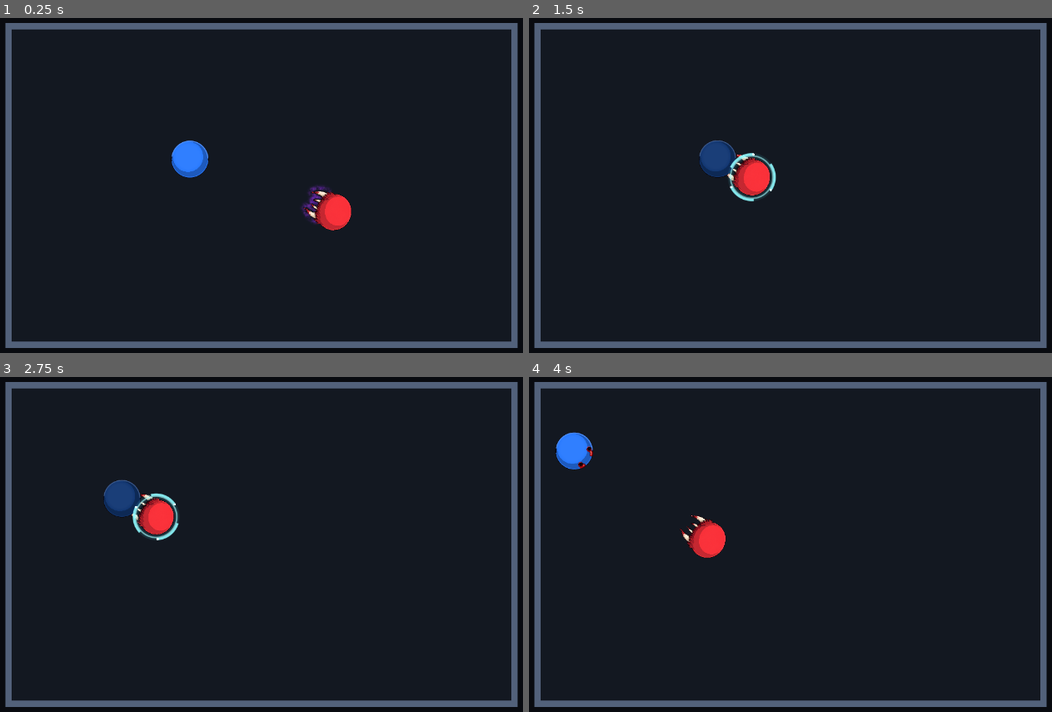
Above: before the commit, frames 1-4 (two rows, left to right).
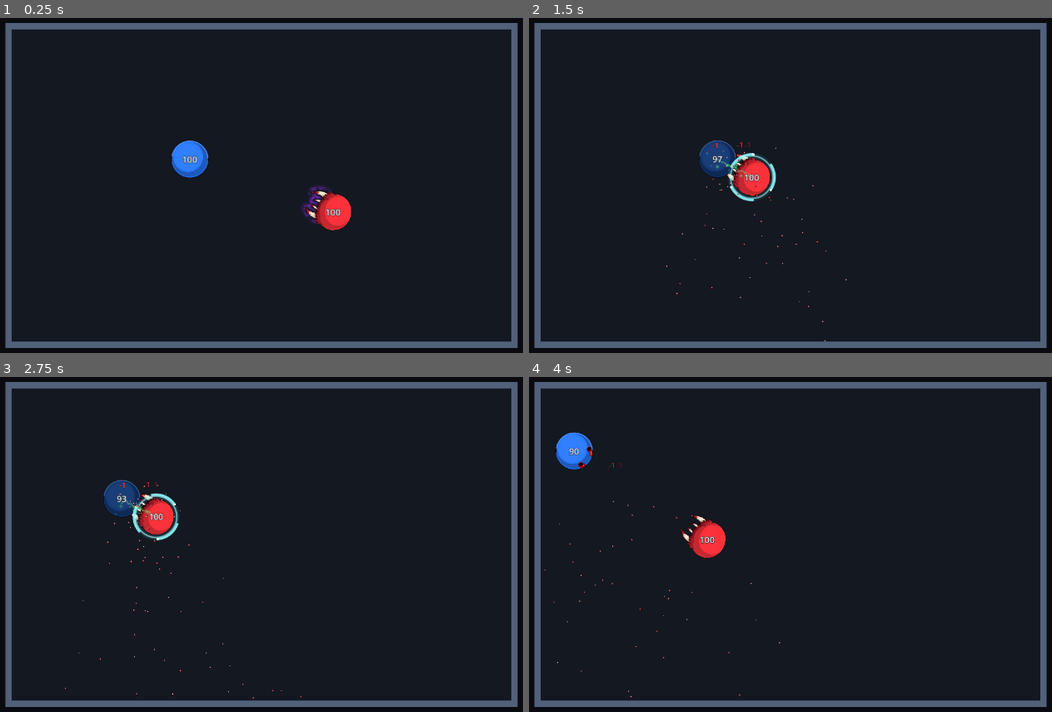
Above: after the commit, the same moments.

Repository: Esoptron/BallArena
Game: Godot game, scene res://scenes/main.tscn
Two runs of this game, one before a commit and one after it. Both use one fixed random seed, a clock stepped at 60 frames per second and the inputs below.
Inputs:
- Up to frame 1 (0.25 s): no input
- Up to frame 2 (1.5 s): no input
- Up to frame 3 (2.75 s): no input
- Up to frame 4 (4 s): no input

The runs differ from the first frame. In frame 1, 0.1% of the frame differs, in the area x 34-66%, y 41-60%; in frame 2, 0.2%; in frame 3, 0.2%, in the area x 12-58%, y 31-97%; in frame 4, 0.2%.

Commit message:
Add reusable bite spray, drain visuals, HP and floating combat numbers

Diff:
--- a/scenes/arena.tscn
+++ b/scenes/arena.tscn
@@ -1,9 +1,11 @@
-[gd_scene load_steps=4 format=3]
+[gd_scene load_steps=5 format=3]
 
 [ext_resource type="Script" path="res://scripts/arena.gd" id="1_arena"]
 [ext_resource type="PackedScene" path="res://scenes/ball.tscn" id="2_ball"]
 
 [ext_resource type="Script" path="res://scripts/blood_effects.gd" id="3_blood"]
+
+[ext_resource type="Script" path="res://scripts/combat_effects.gd" id="4_combat"]
 
 [node name="Arena" type="Node2D"]
 script = ExtResource("1_arena")
@@ -13,6 +15,10 @@
 [node name="BloodEffects" type="Node2D" parent="."]
 z_index = 5
 script = ExtResource("3_blood")
+
+[node name="CombatEffects" type="Node2D" parent="."]
+z_index = 6
+script = ExtResource("4_combat")
 
 [node name="Balls" type="Node2D" parent="."]
 
--- a/scripts/arena.gd
+++ b/scripts/arena.gd
@@ -35,6 +35,11 @@
 	blue.blood_effects = $BloodEffects
 	red.blood_effects = $BloodEffects
 	$BloodEffects.floor_y = arena_size.y
+	$BloodEffects.arena_width = arena_size.x
+	blue.combat_effects = $CombatEffects
+	red.combat_effects = $CombatEffects
+	blue.health_delta.connect(_show_combat_number.bind(blue))
+	red.health_delta.connect(_show_combat_number.bind(red))
 
 
 func _create_walls() -> void:
@@ -70,3 +75,7 @@
 		arena_size + Vector2.ONE * wall_thickness * 2.0)
 	draw_rect(border, wall_color)
 	draw_rect(Rect2(Vector2.ZERO, arena_size), floor_color)
+
+
+func _show_combat_number(amount: int, healing: bool, fighter: ArenaBall) -> void:
+	$CombatEffects.spawn_number(fighter.global_position, amount, healing)
--- a/scripts/ball.gd
+++ b/scripts/ball.gd
@@ -4,6 +4,7 @@
 ## A moving circle with health. The collider follows its pulsating body; fangs are non-solid.
 
 signal health_changed(value: int, maximum: int)
+signal health_delta(amount: int, healing: bool)
 
 const WOUND_LIFETIME := 5.0
 
@@ -31,6 +32,7 @@
 var paralysis_remaining: float = 0.0
 var opponent: ArenaBall
 var blood_effects: Node2D
+var combat_effects: Node2D
 var _last_direction: Vector2 = Vector2.RIGHT
 var _visual_time: float = 0.0
 var attack_recovery_remaining: float = 0.0
@@ -62,6 +64,11 @@
 	runoff.show_behind_parent = true
 	runoff.set_script(preload("res://scripts/bite_runoff.gd"))
 	add_child(runoff)
+	var label := Node2D.new()
+	label.name = "HealthDisplay"
+	label.z_index = 6
+	label.set_script(preload("res://scripts/health_display.gd"))
+	add_child(label)
 	current_health = clampi(starting_health, 1, max_health)
 	if not Engine.is_editor_hint():
 		start_motion()
@@ -146,6 +153,7 @@
 	current_health -= applied
 	if applied > 0:
 		health_changed.emit(current_health, max_health)
+		health_delta.emit(applied, false)
 	if current_health == 0:
 		freeze = true
 		linear_velocity = Vector2.ZERO
@@ -239,6 +247,7 @@
 	current_health += applied
 	if applied > 0:
 		health_changed.emit(current_health, max_health)
+		health_delta.emit(applied, true)
 	return applied
 
 
--- a/scripts/blood_effects.gd
+++ b/scripts/blood_effects.gd
@@ -3,13 +3,17 @@
 ## Blood positions are stored in arena space, independent of fang rotation.
 
 signal drop_landed
+signal spray_hit
 
+@export var arena_width: float = 960.0
+@export_range(16, 1024, 1) var max_splashes: int = 512
 @export var floor_y: float = 600.0
 @export_range(10.0, 3000.0, 10.0) var gravity: float = 750.0
 @export_range(0.1, 10.0, 0.1) var stain_lifetime: float = 1.25
 @export_range(4, 512, 1) var max_drops: int = 144
 
 var drops: Array[Dictionary] = []
+var splashes: Array[Dictionary] = []
 
 
 func spawn_drop(world_position: Vector2, radius: float = 2.8) -> void:
@@ -27,11 +31,39 @@
 	queue_redraw()
 
 
+# Reusable ballistic spray; unlike large drips it disappears only on boundary impact.
+func spawn_spray(world_position: Vector2, world_velocity: Vector2, radius: float = 1.2) -> bool:
+	if splashes.size() >= max_splashes:
+		return false
+	var p := to_local(world_position)
+	p = p.clamp(Vector2.ONE * radius, Vector2(arena_width - radius, floor_y - radius))
+	var velocity := to_local(world_position + world_velocity) - to_local(world_position)
+	splashes.append({"position": p, "velocity": velocity, "radius": radius})
+	return true
+
+
 func _process(delta: float) -> void:
 	advance(delta)
 
 
 func advance(delta: float) -> void:
+	for index in range(splashes.size() - 1, -1, -1):
+		var spray := splashes[index]
+		var p: Vector2 = spray["position"]
+		var velocity: Vector2 = spray["velocity"]
+		var radius: float = spray["radius"]
+		var next := p + velocity * delta + Vector2.DOWN * gravity * delta * delta * 0.5
+		var ceiling_hit := next.y <= radius
+		if velocity.y < 0.0:
+			var apex_time := -velocity.y / gravity
+			if apex_time > 0.0 and apex_time < delta:
+				ceiling_hit = ceiling_hit or p.y - velocity.y * velocity.y / (2.0 * gravity) <= radius
+		if ceiling_hit or next.x <= radius or next.x >= arena_width - radius or next.y >= floor_y - radius:
+			splashes.remove_at(index)
+			spray_hit.emit()
+		else:
+			spray["position"] = next
+			spray["velocity"] = velocity + Vector2.DOWN * gravity * delta
 	for index in range(drops.size() - 1, -1, -1):
 		var drop := drops[index]
 		var radius: float = drop["radius"]
@@ -54,6 +86,12 @@
 
 
 func _draw() -> void:
+	for spray in splashes:
+		var velocity: Vector2 = spray["velocity"]
+		var angle := Vector2.DOWN.angle_to(velocity.normalized()) if not velocity.is_zero_approx() else 0.0
+		draw_set_transform(spray["position"], angle)
+		BloodDrawing.draw_drop(self, Vector2.ZERO, spray["radius"], 1.0)
+	draw_set_transform(Vector2.ZERO)
 	for drop in drops:
 		var p: Vector2 = drop["position"]
 		var radius: float = drop["radius"]
--- /dev/null
+++ b/scripts/combat_effects.gd
@@ -0,0 +1,128 @@
+class_name ArenaCombatEffects
+extends Node2D
+## Reusable drain and spray service. Abilities explicitly start/stop their effects.
+
+@export var max_orbs: int = 96
+@export var spray_rate: float = 75.0
+@export var orb_rate: float = 25.0
+var drains: Dictionary = {}
+var orbs: Array[Dictionary] = []
+var next_id: int = 0
+var number_layer: Node2D
+var rng := RandomNumberGenerator.new()
+
+
+func _ready() -> void:
+	rng.randomize()
+	number_layer = Node2D.new()
+	number_layer.name = "FloatingNumbers"
+	number_layer.z_index = 3
+	number_layer.set_script(preload("res://scripts/combat_numbers.gd"))
+	add_child(number_layer)
+
+
+func start_drain(attacker: ArenaBall, victim: ArenaBall) -> int:
+	var id := next_id
+	next_id += 1
+	drains[id] = {"attacker": weakref(attacker), "victim": weakref(victim),
+		"spray_elapsed": 0.0, "orb_elapsed": 0.0, "bolt_elapsed": 0.0,
+		"bolt": _new_bolt()}
+	queue_redraw()
+	return id
+
+
+func stop_drain(id: int) -> void:
+	drains.erase(id)
+	for index in range(orbs.size() - 1, -1, -1):
+		if orbs[index]["drain"] == id:
+			orbs.remove_at(index)
+	queue_redraw()
+
+
+func spawn_number(world_position: Vector2, amount: int, healing: bool) -> void:
+	number_layer.call("spawn", world_position, amount, healing)
+
+
+func _new_bolt() -> PackedFloat32Array:
+	var jitter := PackedFloat32Array()
+	for index in 15:
+		jitter.append(0.0 if index == 0 or index == 14 else rng.randf_range(-1.0, 1.0))
+	return jitter
+
+
+func _process(delta: float) -> void:
+	advance(delta)
+
+
+func advance(delta: float) -> void:
+	for id in drains.keys():
+		var drain: Dictionary = drains[id]
+		var attacker: ArenaBall = drain["attacker"].get_ref()
+		var victim: ArenaBall = drain["victim"].get_ref()
+		if not is_instance_valid(attacker) or not is_instance_valid(victim):
+			stop_drain(id)
+			continue
+		drain["bolt_elapsed"] += delta
+		if drain["bolt_elapsed"] >= 0.055:
+			drain["bolt_elapsed"] = fmod(drain["bolt_elapsed"], 0.055)
+			drain["bolt"] = _new_bolt()
+		drain["spray_elapsed"] += delta
+		while drain["spray_elapsed"] >= 3.0 / spray_rate:
+			drain["spray_elapsed"] -= 3.0 / spray_rate
+			var facing := (attacker.global_position - victim.global_position).normalized()
+			var wound := victim.global_position + facing * victim.visual_diameter() * 0.42
+			if is_instance_valid(attacker.blood_effects):
+				for index in 3:
+					var velocity := Vector2.from_angle(rng.randf_range(-PI, PI)) * rng.randf_range(70.0, 300.0)
+					attacker.blood_effects.call("spawn_spray", wound, velocity, rng.randf_range(0.85, 1.65))
+		drain["orb_elapsed"] += delta
+		while drain["orb_elapsed"] >= 1.0 / orb_rate:
+			drain["orb_elapsed"] -= 1.0 / orb_rate
+			if orbs.size() < max_orbs:
+				var offset := Vector2.from_angle(rng.randf_range(-PI, PI)) 					* sqrt(rng.randf()) * victim.visual_diameter() * 0.48
+				orbs.append({"drain": id, "offset": offset, "age": 0.0,
+					"duration": rng.randf_range(0.35, 0.62), "radius": rng.randf_range(1.8, 3.0)})
+	for index in range(orbs.size() - 1, -1, -1):
+		orbs[index]["age"] += delta
+		if orbs[index]["age"] >= orbs[index]["duration"]:
+			orbs.remove_at(index)
+	queue_redraw()
+
+
+func orb_position(orb: Dictionary) -> Vector2:
+	var drain: Dictionary = drains[orb["drain"]]
+	var victim: ArenaBall = drain["victim"].get_ref()
+	var attacker: ArenaBall = drain["attacker"].get_ref()
+	var progress := smoothstep(0.0, 1.0, float(orb["age"]) / float(orb["duration"]))
+	return (victim.global_position + Vector2(orb["offset"])).lerp(attacker.global_position, progress)
+
+
+func _draw() -> void:
+	for drain in drains.values():
+		var victim: ArenaBall = drain["victim"].get_ref()
+		var attacker: ArenaBall = drain["attacker"].get_ref()
+		if not is_instance_valid(victim) or not is_instance_valid(attacker):
+			continue
+		var from := to_local(victim.global_position)
+		var to := to_local(attacker.global_position)
+		var side := (to - from).normalized().orthogonal()
+		var points := PackedVector2Array()
+		var jitter: PackedFloat32Array = drain["bolt"]
+		for index in 15:
+			var t := float(index) / 14.0
+			points.append(from.lerp(to, t) + side * jitter[index] * 3.2)
+		draw_polyline(points, Color(0.22, 1.0, 0.42, 0.07), 4.0, true)
+		draw_polyline(points, Color(0.63, 1.0, 0.72, 0.29), 1.2, true)
+	for orb in orbs:
+		if not drains.has(orb["drain"]):
+			continue
+		var drain: Dictionary = drains[orb["drain"]]
+		if drain["attacker"].get_ref() == null or drain["victim"].get_ref() == null:
+			continue
+		var p := to_local(orb_position(orb))
+		var progress: float = orb["age"] / orb["duration"]
+		var opacity := sin(progress * PI)
+		var radius: float = orb["radius"]
+		draw_circle(p, radius * 1.7, Color(0.20, 1.0, 0.32, opacity * 0.06))
+		draw_circle(p, radius, Color(0.32, 0.95, 0.43, opacity * 0.35))
+		draw_circle(p + Vector2(-0.4, -0.5), radius * 0.35, Color(0.75, 1.0, 0.78, opacity * 0.5))
--- /dev/null
+++ b/scripts/combat_numbers.gd
@@ -0,0 +1,50 @@
+extends Node2D
+## Shared damage/healing numbers. They rise in world-up, dim and fade.
+
+@export var lifetime: float = 1.1
+@export var max_numbers: int = 64
+var numbers: Array[Dictionary] = []
+var serial: int = 0
+
+
+func spawn(world_position: Vector2, amount: int, healing: bool) -> void:
+	if amount <= 0:
+		return
+	if numbers.size() >= max_numbers:
+		numbers.pop_front()
+	var offset := Vector2(-8.0 if serial % 2 == 0 else 8.0, -20.0)
+	serial += 1
+	numbers.append({"position": to_local(world_position) + offset,
+		"text": ("+" if healing else "-") + str(amount),
+		"healing": healing, "age": 0.0})
+	queue_redraw()
+
+
+func _process(delta: float) -> void:
+	advance(delta)
+
+
+func advance(delta: float) -> void:
+	for index in range(numbers.size() - 1, -1, -1):
+		var number := numbers[index]
+		number["age"] += delta
+		number["position"] += Vector2.UP * 31.0 * delta
+		if number["age"] >= lifetime:
+			numbers.remove_at(index)
+	queue_redraw()
+
+
+func _draw() -> void:
+	var font := ThemeDB.fallback_font
+	for number in numbers:
+		var progress: float = number["age"] / lifetime
+		var alpha := 1.0 - smoothstep(0.2, 1.0, progress)
+		var color := Color(0.29, 1.0, 0.45) if number["healing"] else Color(1.0, 0.24, 0.29)
+		color = color.darkened(progress * 0.40)
+		color.a = alpha
+		var text: String = number["text"]
+		var bounds := font.get_string_size(text, HORIZONTAL_ALIGNMENT_LEFT, -1, 15)
+		var baseline: Vector2 = number["position"] + Vector2(-bounds.x * 0.5, 0.0)
+		draw_string_outline(font, baseline, text, HORIZONTAL_ALIGNMENT_LEFT, -1, 15, 2,
+			Color(0.025, 0.035, 0.055, alpha * 0.9))
+		draw_string(font, baseline, text, HORIZONTAL_ALIGNMENT_LEFT, -1, 15, color)
--- /dev/null
+++ b/scripts/health_display.gd
@@ -0,0 +1,23 @@
+@tool
+extends Node2D
+## Character-neutral, upright center HP display.
+
+
+func _process(_delta: float) -> void:
+	queue_redraw()
+
+
+func _draw() -> void:
+	var fighter := get_parent() as ArenaBall
+	if fighter == null:
+		return
+	var health := fighter.starting_health if Engine.is_editor_hint() else fighter.current_health
+	var text := str(health)
+	var font := ThemeDB.fallback_font
+	var size := int(clampf(fighter.visual_diameter() * 0.25, 12.0, 22.0))
+	var bounds := font.get_string_size(text, HORIZONTAL_ALIGNMENT_LEFT, -1, size)
+	var baseline := Vector2(-bounds.x * 0.5, font.get_ascent(size) - font.get_height(size) * 0.5)
+	draw_string_outline(font, baseline, text, HORIZONTAL_ALIGNMENT_LEFT, -1, size, 3,
+		Color(0.025, 0.035, 0.055, 0.95))
+	draw_string(font, baseline, text, HORIZONTAL_ALIGNMENT_LEFT, -1, size,
+		Color(0.96, 0.98, 1.0) if health > 0 else Color(0.62, 0.64, 0.68))
--- a/scripts/vampire.gd
+++ b/scripts/vampire.gd
@@ -25,6 +25,7 @@
 var _bite_elapsed: float = 0.0
 var _fixed_fang_diameter: float = 70.0
 var _carry_velocity: Vector2 = Vector2.ZERO
+var _drain_id: int = -1
 var _pair_offset: Vector2 = Vector2.ZERO
 var _victim_freeze_mode: int = RigidBody2D.FREEZE_MODE_STATIC
 
@@ -122,6 +123,8 @@
 	victim.paralyze(bite_duration)
 	_place_for_bite(victim)
 	_pair_offset = victim.global_position - fighter.global_position
+	if is_instance_valid(fighter.combat_effects):
+		_drain_id = fighter.combat_effects.call("start_drain", fighter, victim)
 	bite_started.emit(victim)
 	queue_redraw()
 	return true
@@ -130,6 +133,9 @@
 func _finish_bite() -> void:
 	if bite_target == null:
 		return
+	if is_instance_valid(fighter.combat_effects) and _drain_id >= 0:
+		fighter.combat_effects.call("stop_drain", _drain_id)
+	_drain_id = -1
 	var victim := bite_target
 	var completed := ticks_remaining == 0
 	var mark_spacing := fang_spacing()
--- /dev/null
+++ b/tests/combat_effects_test.gd
@@ -0,0 +1,115 @@
+extends SceneTree
+
+const ARENA := preload("res://scenes/arena.tscn")
+var failures: Array[String] = []
+
+
+func _initialize() -> void:
+	run.call_deferred()
+
+
+func check(condition: bool, message: String) -> void:
+	if not condition:
+		failures.append(message)
+		push_error(message)
+
+
+func run() -> void:
+	var blood := ArenaBlood.new()
+	root.add_child(blood)
+	blood.set_process(false)
+	blood.spawn_spray(Vector2(300, 150), Vector2(80, -140), 1.2)
+	blood.advance(0.1)
+	check(blood.splashes.size() == 1, "Airborne spray must not disappear before impact.")
+	check(blood.splashes[0]["position"].x > 300.0, "Spray must have independent horizontal motion.")
+	blood.spawn_spray(Vector2(959, 300), Vector2(100, 0), 1.0)
+	blood.advance(0.02)
+	check(blood.splashes.size() == 1, "Spray must disappear on side-wall impact.")
+	blood.spawn_spray(Vector2(300, 599), Vector2(0, 100), 1.0)
+	blood.advance(0.02)
+	check(blood.splashes.size() == 1, "Spray must disappear on floor impact.")
+	blood.spawn_spray(Vector2(300, 2), Vector2(0, -100), 1.0)
+	blood.advance(0.02)
+	check(blood.splashes.size() == 1, "Spray must disappear on ceiling impact.")
+	blood.splashes.clear()
+	blood.max_splashes = 4
+	for index in 4:
+		check(blood.spawn_spray(Vector2(100 + index, 100), Vector2.ZERO),
+			"Spray capacity must accept its first particles.")
+	check(not blood.spawn_spray(Vector2(600, 100), Vector2.ZERO)
+		and blood.splashes.size() == 4 and blood.splashes[0]["position"].x == 100,
+		"Capacity must reject new spray without removing airborne particles.")
+	blood.queue_free()
+	var arena := ARENA.instantiate() as BallArena
+	root.add_child(arena)
+	var blue := arena.get_node("Balls/BlueBall") as ArenaBall
+	var red := arena.get_node("Balls/RedBall") as ArenaBall
+	blue.opponent = null
+	red.opponent = null
+	var effects := arena.get_node("CombatEffects") as ArenaCombatEffects
+	var arena_blood := arena.get_node("BloodEffects") as ArenaBlood
+	effects.set_process(false)
+	arena_blood.set_process(false)
+	effects.number_layer.set_process(false)
+	effects.rng.seed = 42
+	effects.advance(0.2)
+	check(arena_blood.splashes.is_empty(), "No attack may mean no new spray.")
+	var fangs := red.get_node("Vampire") as VampireFangs
+	check(fangs.try_bite(blue), "VFX fixture must start a real bite.")
+	fangs.set_physics_process(false)
+	effects.advance(0.16)
+	check(effects.drains.size() == 1 and arena_blood.splashes.size() >= 9,
+		"Active bite must create a drain link and many small blood sprays.")
+	check(not effects.orbs.is_empty() and effects.orbs.size() <= effects.max_orbs,
+		"Drain must create a bounded set of green spheres.")
+	var spread := {}
+	for spray in arena_blood.splashes:
+		var velocity: Vector2 = spray["velocity"]
+		spread[int(floor(velocity.angle() * 2.0))] = true
+		check(float(spray["radius"]) < 2.0, "Spray drops must be smaller than existing large blood drops.")
+	check(spread.size() > 2, "Blood spray must fly in multiple directions.")
+	var orb: Dictionary = effects.orbs[0]
+	orb["age"] = 0.0
+	var origin := effects.orb_position(orb)
+	orb["age"] = orb["duration"]
+	check(effects.orb_position(orb).distance_to(red.global_position) < 0.01
+		and origin.distance_to(blue.global_position) <= blue.visual_diameter() * 0.5,
+		"Health spheres must travel from inside the victim's body to the vampire.")
+	orb["age"] = 0.0
+	red.current_health = 90
+	check(blue.take_damage(4) == 4 and red.heal(4) == 4,
+		"Health change fixture must apply actual damage and healing.")
+	var numbers: Array = effects.number_layer.get("numbers")
+	check(numbers.size() == 2 and numbers[0]["text"] == "-4" and numbers[1]["text"] == "+4",
+		"Real damage and healing must create signed colored combat numbers.")
+	var original_y: float = numbers[0]["position"].y
+	effects.number_layer.call("advance", 0.4)
+	numbers = effects.number_layer.get("numbers")
+	check(numbers[0]["position"].y < original_y, "Combat numbers must move upward.")
+	red.current_health = 100
+	check(red.heal(5) == 0 and (effects.number_layer.get("numbers") as Array).size() == 2,
+		"Full health must not create fake healing numbers.")
+	effects.number_layer.call("advance", 1.0)
+	check((effects.number_layer.get("numbers") as Array).is_empty(),
+		"Combat numbers must expire after their fade.")
+	var old_spray := arena_blood.splashes.size()
+	fangs.call("_finish_bite")
+	effects.advance(0.5)
+	check(effects.drains.is_empty() and effects.orbs.is_empty()
+		and arena_blood.splashes.size() == old_spray,
+		"Attack end must remove the drain and stop new spray without deleting flying blood.")
+	check(blue.has_node("HealthDisplay") and red.has_node("HealthDisplay"),
+		"Every character must have a centered HP display.")
+	var temporary := ArenaBall.new()
+	root.add_child(temporary)
+	effects.start_drain(red, temporary)
+	temporary.free()
+	effects.advance(0.1)
+	check(effects.drains.is_empty(), "Generic drain must clean up if a future character is removed.")
+	arena.queue_free()
+	await process_frame
+	if failures.is_empty():
+		print("PASS: airborne spray persists until boundaries; multi-direction spread; no emission outside bite; bounded particles; victim-to-vampire spheres; HP and real floating damage/heal numbers")
+		quit(0)
+	else:
+		quit(1)
--- /dev/null
+++ b/tests/render_combat_effects_test.gd
@@ -0,0 +1,48 @@
+extends SceneTree
+
+const MAIN := preload("res://scenes/main.tscn")
+
+
+func _initialize() -> void:
+	capture.call_deferred()
+
+
+func frames(count: int, camera: Camera2D, red: ArenaBall, blue: ArenaBall) -> void:
+	for frame in count:
+		await process_frame
+		camera.global_position = (red.global_position + blue.global_position) * 0.5 + Vector2(0, 15)
+
+
+func capture() -> void:
+	root.size = Vector2i(1280, 900)
+	var main := MAIN.instantiate() as Node2D
+	root.add_child(main)
+	var red := main.get_node("Arena/Balls/RedBall") as ArenaBall
+	var blue := main.get_node("Arena/Balls/BlueBall") as ArenaBall
+	var camera := main.get_node("Camera2D") as Camera2D
+	red.current_health = 72
+	red.position = Vector2(530, 300)
+	blue.position = Vector2(440, 300)
+	red.reset_physics_interpolation()
+	blue.reset_physics_interpolation()
+	camera.zoom = Vector2.ONE * 3.7
+	var fangs := red.get_node("Vampire") as VampireFangs
+	if not fangs.try_bite(blue):
+		push_error("Combat effects capture bite did not start.")
+		quit(1)
+		return
+	await frames(70, camera, red, blue)
+	await RenderingServer.frame_post_draw
+	var result := root.get_texture().get_image().save_png(OS.get_cmdline_user_args()[0])
+	if result != OK:
+		push_error("Combat effects screenshot save failed.")
+		quit(1)
+		return
+	await frames(125, camera, red, blue)
+	var effects := main.get_node("Arena/CombatEffects") as ArenaCombatEffects
+	if not effects.drains.is_empty() or not effects.orbs.is_empty():
+		push_error("Drain visuals survived beyond the completed bite.")
+		quit(1)
+	else:
+		print("PASS: rendered HP, real heal/damage numbers, electrical drain, green spheres and glossy spray; drain clears at bite end")
+		quit(0)
Not shown, added: scripts/combat_effects.gd.uid
Not shown, added: scripts/combat_numbers.gd.uid
Not shown, added: scripts/health_display.gd.uid
Not shown, added: tests/combat_effects_test.gd.uid
Not shown, added: tests/render_combat_effects_test.gd.uid
